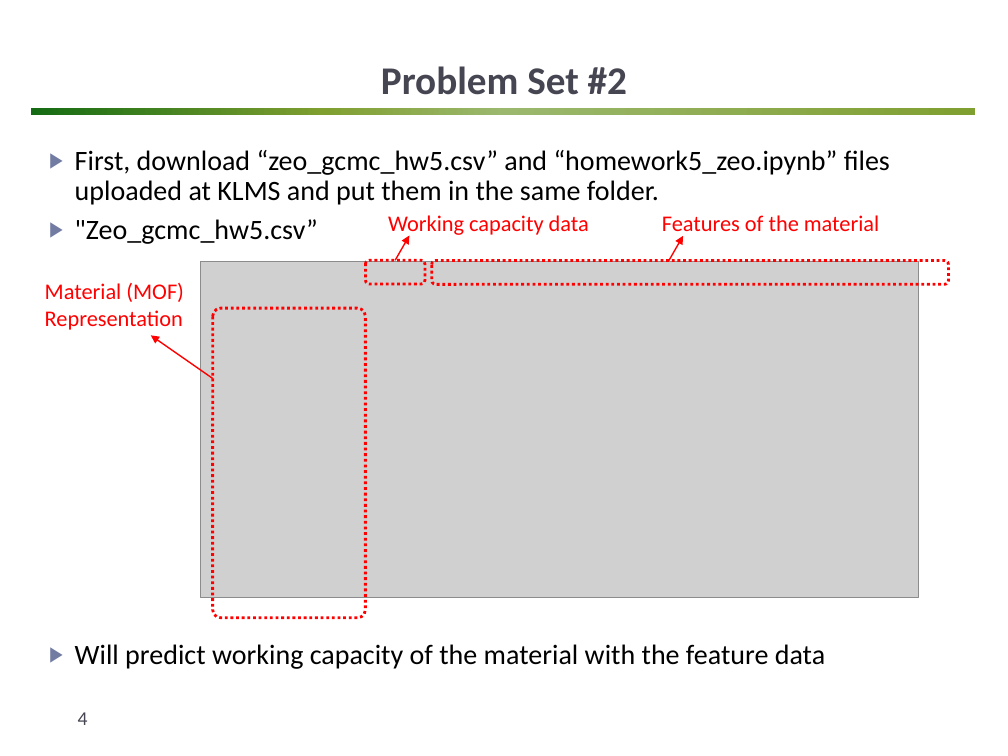
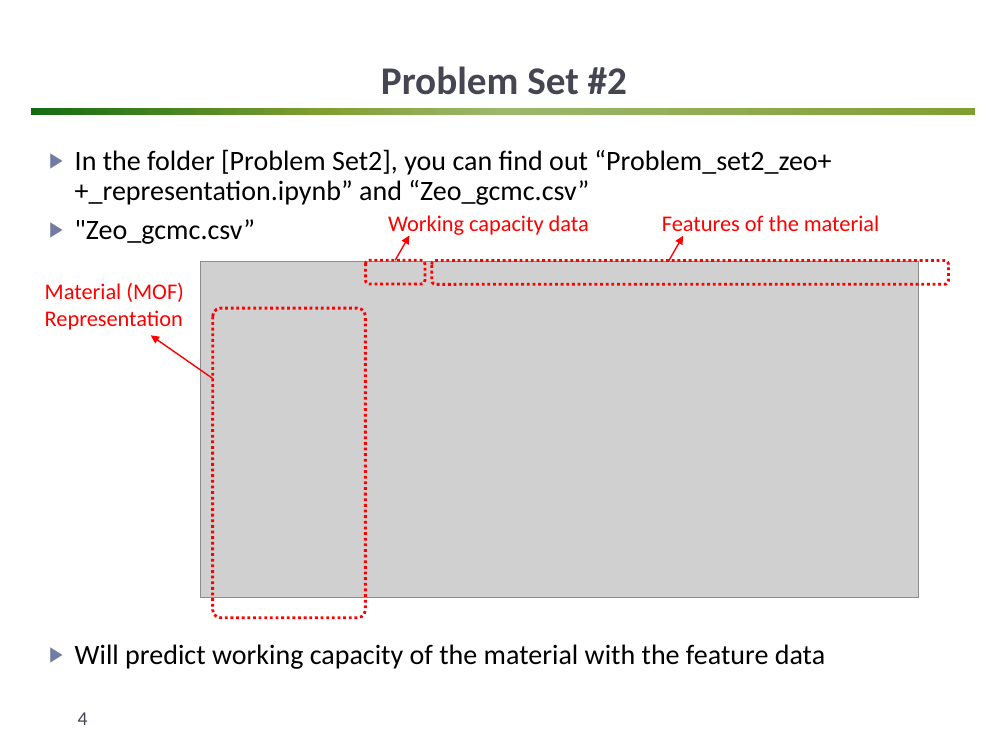
Before and after one commit to matphyscope/20220808_Lecture, a slide deck: slide 4 of lecture_ppts/Problem Set #2.pptx. Drawn at 1008x756 pixels with LibreOffice and Linux fonts; fonts in the diff are those of the drawing; grey boxes stand for pictures; background and template pictures are left out. Boxes give left, top, right and bottom in pixels: in the first picture for what was removed or moved away, otherwise in the second. Text is boxed around its words. In the diff, an @@ line names an element or a change of style, - is before the commit and + after.

Commit message:
added Problem set2

```diff
--- a/lecture_ppts/Problem Set #2.pptx
+++ b/lecture_ppts/Problem Set #2.pptx
@@ text at (75, 149, 831, 244): text changed @@
-▶ First, download “zeo_gcmc_hw5.csv” and “homework5_zeo.ipynb” files uploaded at KLMS and put them in the same folder.
-▶ "Zeo_gcmc_hw5.csv”
+▶ In the folder [Problem Set2], you can find out “Problem_set2_zeo++_representation.ipynb” and “Zeo_gcmc.csv”
+▶ "Zeo_gcmc.csv”
```
Also in this commit, not shown: 6 other slides changed, 5 slides removed, 10 other files.
